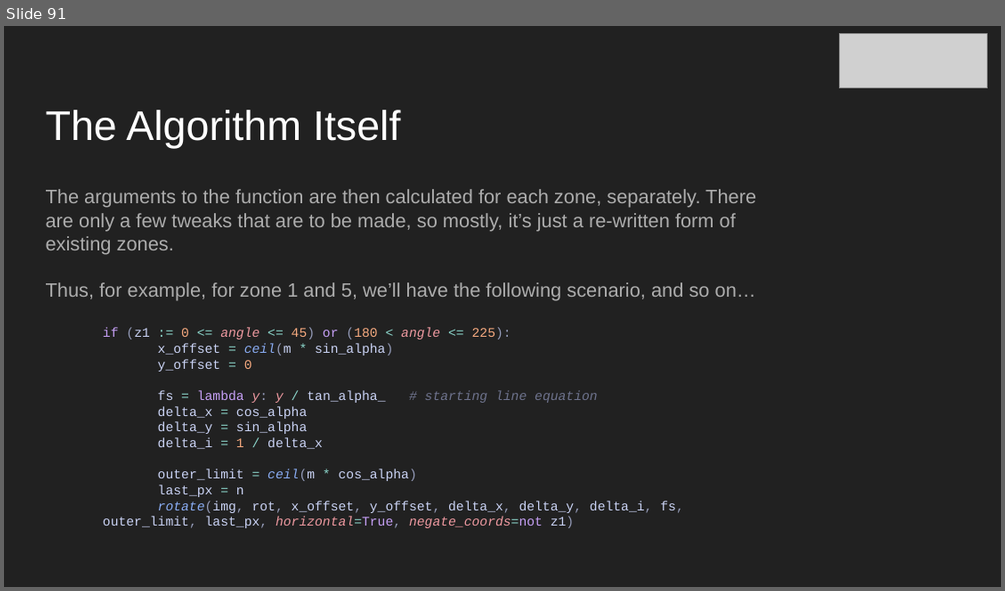
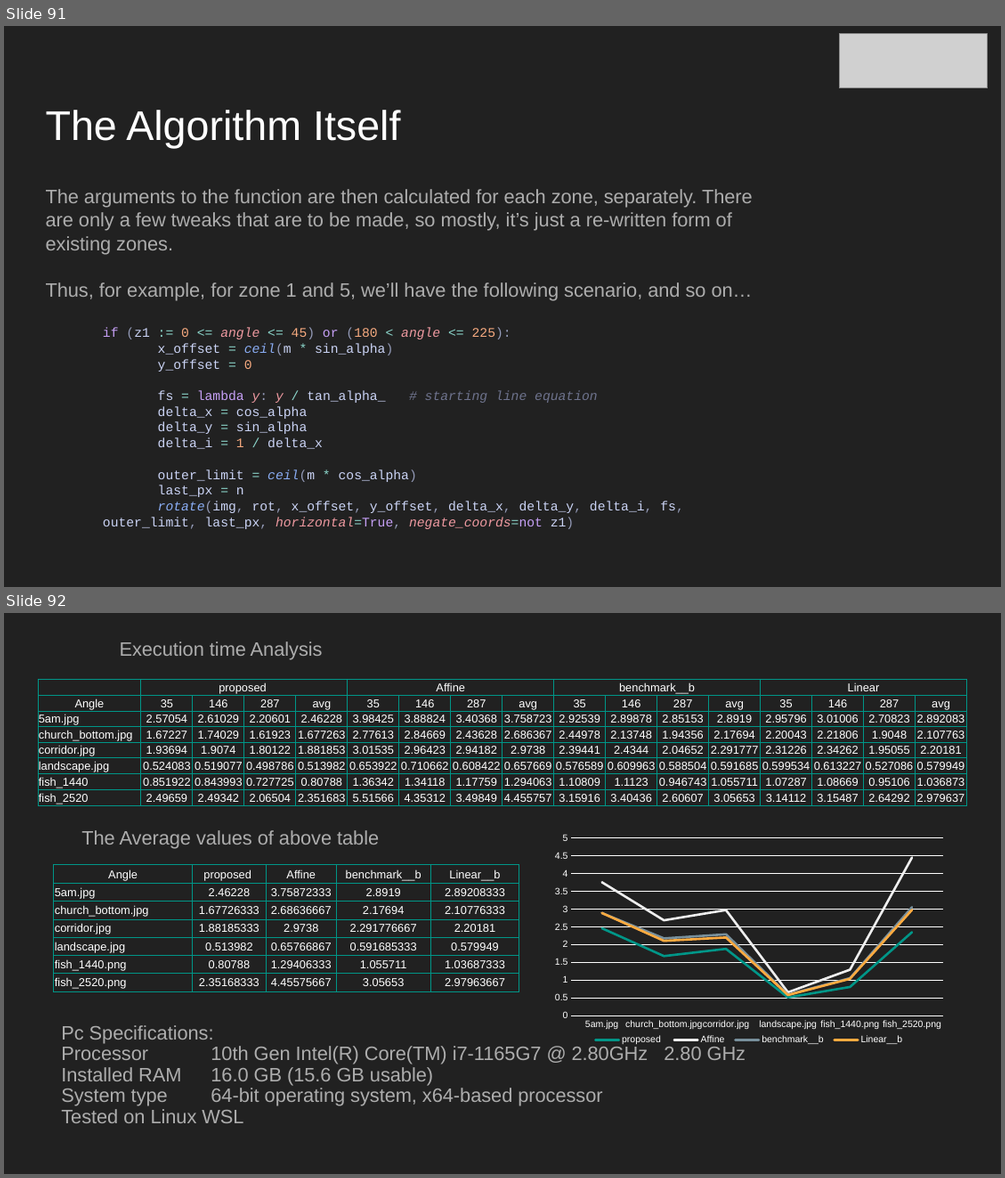
Before and after one commit to BillyDoesDev/fast-image-rotation, a slide deck: PPTS/Merged_Final-PPT.pptx. Shown one above the other, each under a label of ours: slide 91 before the commit, slides 91 and 92 after it. The pictures are 1005x591 and 1005x1178 pixels, drawn with LibreOffice and Linux fonts; fonts in the diff are those of the drawing; grey boxes stand for pictures. Boxes give left, top, right and bottom in pixels: in the first picture for what was removed or moved away, otherwise in the second. Text is boxed around its words. In the diff, an @@ line names an element or a change of style, - is before the commit and + after.

```diff
--- a/PPTS/Merged_Final-PPT.pptx
+++ b/PPTS/Merged_Final-PPT.pptx
@@ slide 92 added at [4,613,1001,1174], background #212121 @@
@@ text added at [120,641,323,660], 18.7 pt, text #ADADAD @@
+Execution time Analysis
@@ table added at [38,679,966,808], 8 rows, 17 columns @@
+ | proposed |  |  |  | Affine |  |  |  | benchmark__b |  |  |  | Linear |  |  | 
+Angle | 35 | 146 | 287 | avg | 35 | 146 | 287 | avg | 35 | 146 | 287 | avg | 35 | 146 | 287 | avg
+5am.jpg | 2.57054 | 2.61029 | 2.20601 | 2.46228 | 3.98425 | 3.88824 | 3.40368 | 3.758723 | 2.92539 | 2.89878 | 2.85153 | 2.8919 | 2.95796 | 3.01006 | 2.70823 | 2.892083
+church_bottom.jpg | 1.67227 | 1.74029 | 1.61923 | 1.677263 | 2.77613 | 2.84669 | 2.43628 | 2.686367 | 2.44978 | 2.13748 | 1.94356 | 2.17694 | 2.20043 | 2.21806 | 1.9048 | 2.107763
+corridor.jpg | 1.93694 | 1.9074 | 1.80122 | 1.881853 | 3.01535 | 2.96423 | 2.94182 | 2.9738 | 2.39441 | 2.4344 | 2.04652 | 2.291777 | 2.31226 | 2.34262 | 1.95055 | 2.20181
+landscape.jpg | 0.524083 | 0.519077 | 0.498786 | 0.513982 | 0.653922 | 0.710662 | 0.608422 | 0.657669 | 0.576589 | 0.609963 | 0.588504 | 0.591685 | 0.599534 | 0.613227 | 0.527086 | 0.579949
+fish_1440 | 0.851922 | 0.843993 | 0.727725 | 0.80788 | 1.36342 | 1.34118 | 1.17759 | 1.294063 | 1.10809 | 1.1123 | 0.946743 | 1.055711 | 1.07287 | 1.08669 | 0.95106 | 1.036873
+fish_2520 | 2.49659 | 2.49342 | 2.06504 | 2.351683 | 5.51566 | 4.35312 | 3.49849 | 4.455757 | 3.15916 | 3.40436 | 2.60607 | 3.05653 | 3.14112 | 3.15487 | 2.64292 | 2.979637
@@ text added at [81,830,379,849], 18.7 pt, text #ADADAD @@
+The Average values of above table
@@ line chart added at [547,828,952,1056] @@
+categories: 5am.jpg, church_bottom.jpg, corridor.jpg, landscape.jpg, fish_1440.png, fish_2520.png
+proposed : 2.5, 1.7, 1.9, 0.5, 0.8, 2.4
+Affine: 3.8, 2.7, 3, 0.7, 1.3, 4.5
+benchmark__b: 2.9, 2.2, 2.3, 0.6, 1.1, 3.1
+Linear__b: 2.9, 2.1, 2.2, 0.6, 1, 3
@@ table added at [54,865,519,992], 7 rows, 5 columns @@
+Angle | proposed | Affine | benchmark__b | Linear__b
+5am.jpg | 2.46228 | 3.75872333 | 2.8919 | 2.89208333
+church_bottom.jpg | 1.67726333 | 2.68636667 | 2.17694 | 2.10776333
+corridor.jpg | 1.88185333 | 2.9738 | 2.291776667 | 2.20181
+landscape.jpg | 0.513982 | 0.65766867 | 0.591685333 | 0.579949
+fish_1440.png | 0.80788 | 1.29406333 | 1.055711 | 1.03687333
+fish_2520.png | 2.35168333 | 4.45575667 | 3.05653 | 2.97963667
@@ text added at [61,1025,745,1123], 18.7 pt, text #ADADAD @@
+Pc Specifications:
+Processor 10th Gen Intel(R) Core(TM) i7-1165G7 @ 2.80GHz 2.80 GHz
+Installed RAM 16.0 GB (15.6 GB usable)
+System type 64-bit operating system, x64-based processor
+Tested on Linux WSL
@@ slide 91 changed as well @@
@@ subtitle "The arguments to the function ..." rewrapped from [46,189,756,301] to [46,189,752,301] @@
```
Also in this commit, not shown: 70 other slides changed, 1 other slide added.
